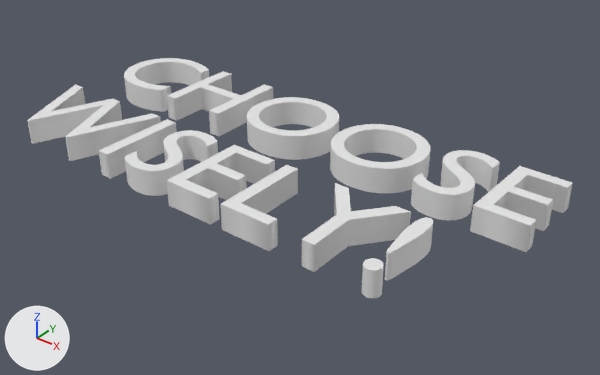
Renders of the Blender file Assets/Secondary/Models/SignText/ChooseWiselyText.blend from each side of a commit.
Before and after are seen from a 50 mm lens placed at (5.6, -4.31, 2.88), pointed at (2.27, -0.1, -0.2). The lights are fixed; the arrows at lower left show +X, +Y and +Z. Text is drawn in Blender's own font.

The older version as bpy lines, for what is in view:
```python
txt_text = bpy.data.curves.new('Text', 'FONT')
txt_text.body = 'CHOOSE\nWISELY!'
txt_text.bevel_profile.use_clip = True
txt_text.extrude = 0.1
txt_text.small_caps_scale = 0.65
txt_text.underline_height = 0.0
ob_text = bpy.data.objects.new('Text', txt_text)
ob_text.location = (0.0, 0.0, 0.0)
```
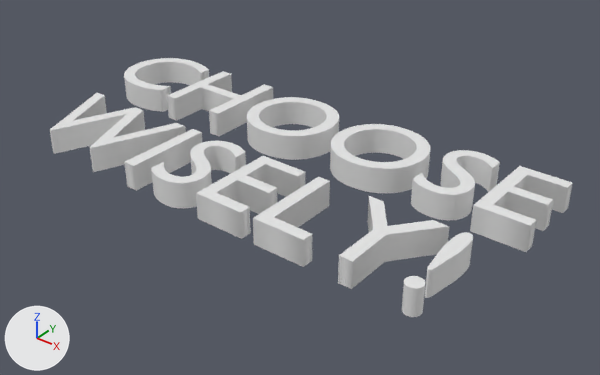
Pixel boxes [x1, y1, x2, y2] of what changed, in the pictures (600 x 375 px):
'Text', text changed
    before: [27, 58, 573, 298]
    after: [50, 58, 573, 317]

What changed in the scene script:
```text
Change txt_text:
    txt_text.body: 'CHOOSE\nWISELY!' -> 'CHOOSE\n WISELY!'
```
